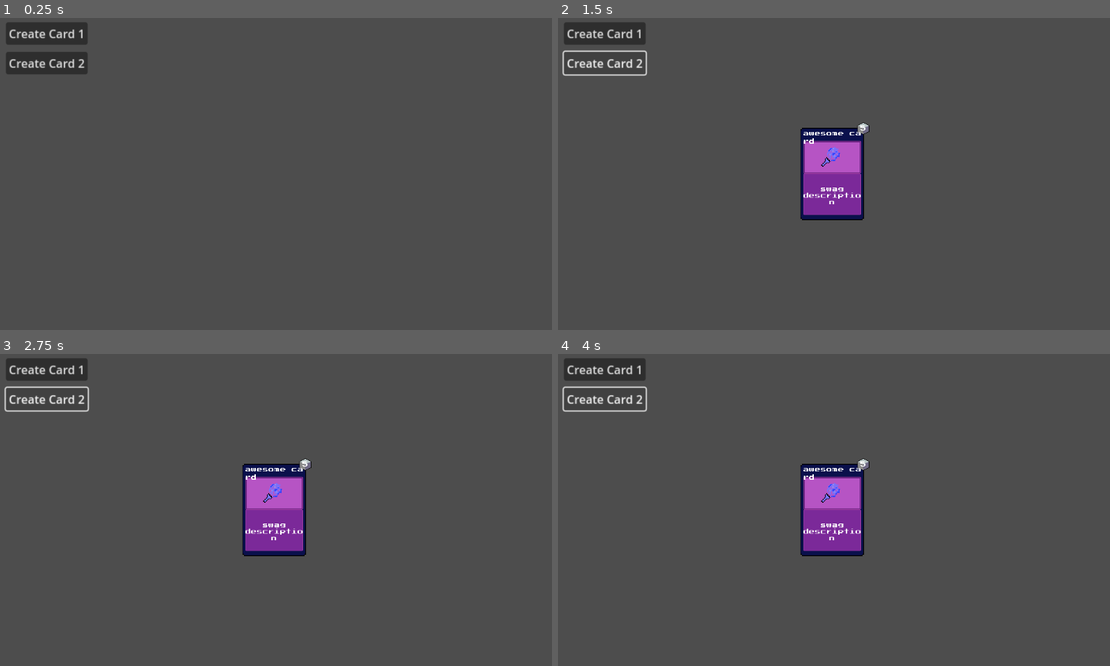
Above: before the commit, frames 1-4 (two rows, left to right).
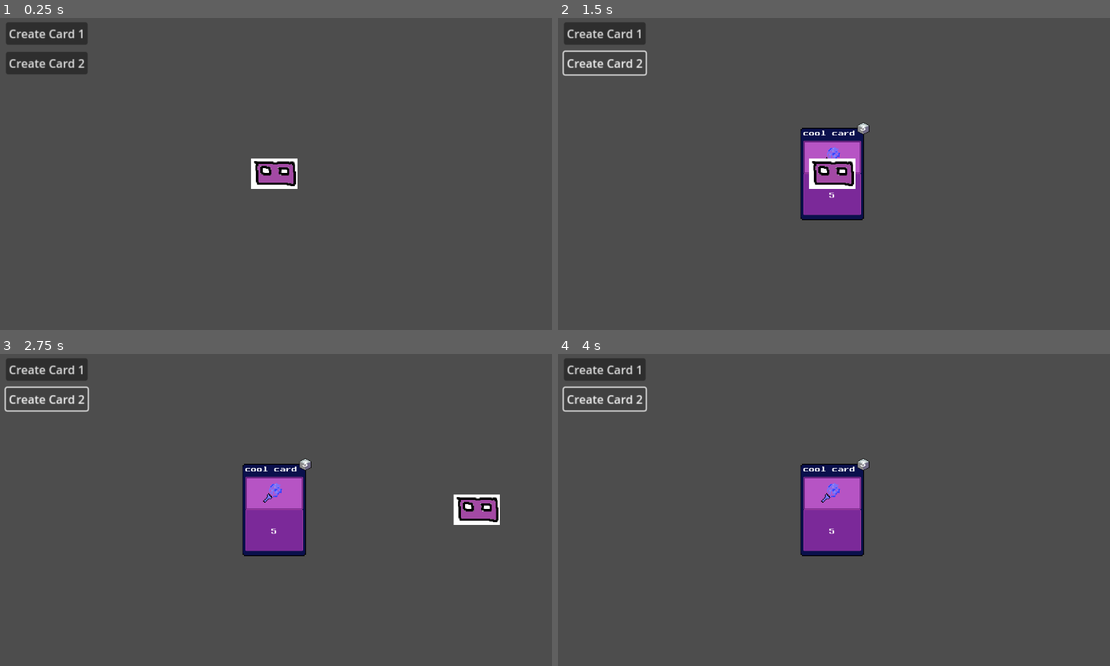
Above: after the commit, the same moments.

Repository: TunedDice/game_one
Game: Godot game, scene res://Scenes/battle_scene.tscn
Two runs of this game, one before a commit and one after it. Both use one fixed random seed, a clock stepped at 60 frames per second and the inputs below.
Inputs:
- Up to frame 1 (0.25 s): no input
- Up to frame 2 (1.5 s): click "Create Card 1" at 0.5 s; click "Create Card 2" at 1.25 s
- Up to frame 3 (2.75 s): tap Enter at 2 s; hold D (right, bound only after the commit) from 2.03 s (still down)
- Up to frame 4 (4 s): release D (right, bound only after the commit) at 2.78 s; hold S (down, bound only after the commit) 2.78-3.53 s; hold D (right, bound only after the commit) from 3.53 s (still down)

The runs differ from the first frame. In frame 1, 0.8% of the frame differs, in the area x 45-54%, y 44-55%; in frame 2, 1.0%; in frame 3, 1.0%, in the area x 44-91%, y 34-60%; in frame 4, 0.2%.

Commit message:
converted card script to implement a class

Diff:
--- /dev/null
+++ b/Scenes/CharacterBody2D.gd
@@ -0,0 +1,13 @@
+extends CharacterBody2D
+
+
+
+@export var speed = 400
+
+func get_input():
+	var input_direction = Input.get_vector("left", "right", "up", "down")
+	velocity = input_direction * speed
+
+func _physics_process(delta):
+	get_input()
+	move_and_slide()
--- a/Scenes/battle_scene.tscn
+++ b/Scenes/battle_scene.tscn
@@ -1,6 +1,7 @@
-[gd_scene load_steps=2 format=3 uid="uid://b1cc5xco10fq7"]
+[gd_scene load_steps=3 format=3 uid="uid://b1cc5xco10fq7"]
 
 [ext_resource type="Script" path="res://Scripts/battle_scene.gd" id="1_k7chb"]
+[ext_resource type="PackedScene" uid="uid://cnqrnn21hcsp0" path="res://Scenes/player.tscn" id="2_st7t4"]
 
 [node name="Battle Scene" type="Node2D"]
 script = ExtResource("1_k7chb")
@@ -24,5 +25,7 @@
 
 [node name="Spawn" type="Node2D" parent="."]
 
+[node name="Player" parent="." instance=ExtResource("2_st7t4")]
+
 [connection signal="pressed" from="Button" to="." method="_on_button_pressed"]
 [connection signal="pressed" from="Button2" to="." method="_on_button_2_pressed"]
--- a/Scenes/card.tscn
+++ b/Scenes/card.tscn
@@ -1,6 +1,6 @@
 [gd_scene load_steps=9 format=3 uid="uid://bf0q1l6wp2d1l"]
 
-[ext_resource type="Script" path="res://Scripts/Card.gd" id="1_tfo71"]
+[ext_resource type="Script" path="res://Scripts/card.gd" id="1_vsuoq"]
 [ext_resource type="Texture2D" uid="uid://cs3qtbp5p0d8p" path="res://Assests/cardbase-big.png" id="2_0se5f"]
 [ext_resource type="Texture2D" uid="uid://bo5pyk0kboykj" path="res://Assests/usesicon.png" id="3_n1jrg"]
 [ext_resource type="FontFile" uid="uid://ccwans1lbo47y" path="res://Assests/PressStart2P-Regular.ttf" id="4_dy1oa"]
@@ -21,9 +21,8 @@
 font_size = 8
 
 [node name="Card" type="Node2D"]
-script = ExtResource("1_tfo71")
+script = ExtResource("1_vsuoq")
 card_name = "New name"
-card_description = "new desciption"
 
 [node name="BaseCardSprite" type="Sprite2D" parent="."]
 texture_filter = 1
@@ -67,7 +66,7 @@
 texture_filter = 1
 texture = ExtResource("5_s0a66")
 
-[node name="CardDescription" type="Label" parent="."]
+[node name="CardDamage" type="Label" parent="."]
 texture_filter = 1
 offset_left = -40.0
 offset_top = 3.0
--- /dev/null
+++ b/Scenes/player.tscn
@@ -0,0 +1,20 @@
+[gd_scene load_steps=4 format=3 uid="uid://cnqrnn21hcsp0"]
+
+[ext_resource type="Script" path="res://Scenes/CharacterBody2D.gd" id="1_hjvq6"]
+[ext_resource type="Texture2D" uid="uid://xarweife786m" path="res://Assests/guy.png" id="2_yehpt"]
+
+[sub_resource type="RectangleShape2D" id="RectangleShape2D_017tf"]
+size = Vector2(45, 21)
+
+[node name="Player" type="Node2D"]
+
+[node name="CharacterBody2D" type="CharacterBody2D" parent="."]
+script = ExtResource("1_hjvq6")
+
+[node name="CollisionShape2D" type="CollisionShape2D" parent="CharacterBody2D"]
+position = Vector2(2.5, -0.5)
+shape = SubResource("RectangleShape2D_017tf")
+
+[node name="PlayerSprite" type="Sprite2D" parent="CharacterBody2D"]
+texture_filter = 1
+texture = ExtResource("2_yehpt")
--- a/Scripts/Card.gd
+++ b/Scripts/Card.gd
@@ -1,28 +1,28 @@
-class_name Card extends Node2D
-
+extends Node2D
+var Cards = preload("res://Scripts/cards.gd")
 @export var card_name: String = "Card Name"
-@export var card_description: String = "Card Description"
-@export var card_uses: int = 1
+@export var damage_amount: int = 5
+@export var element: String = "Fire"
+@export var durability: int = 1
+@export var cooldown: int = 3
+@export var discard: String = "More damage"
 @export var card_image: Node2D
 
-@onready var uses_lbl: Label = $DurabilityDisplay/DurabilityLbl
+@onready var durability_lbl: Label = $DurabilityDisplay/DurabilityLbl
 @onready var name_lbl: Label = $CardName/NameLbl
-@onready var description_lbl: Label = $CardDescription
+@onready var damage_lbl: Label = $CardDamage
+
 
 
 func _ready():
-	set_card_values(card_uses, card_name, card_description)
+	set_card_values(card_name, damage_amount, element, durability, cooldown, discard)
 	visible = false
 
-func set_card_values(_uses: int, _name: String, _description: String):
-	card_name = _name
-	card_description = _description
-	card_uses = _uses
-
-
-	uses_lbl.set_text(str(_uses))
-	name_lbl.set_text(_name)
-	description_lbl.set_text(_description)
+func set_card_values(card_name: String, damage_amount: int, element: String, durability: int, cooldown: int, discard: String):
+	var card = Cards.new(card_name, damage_amount, element, durability, cooldown, discard)
+	durability_lbl.set_text(str(card.durability))
+	name_lbl.set_text(card.card_name)
+	damage_lbl.set_text(str(card.damage_amount))
 # Called every frame. 'delta' is the elapsed time since the previous frame.
 func _process(delta):
 	pass
--- a/Scripts/battle_scene.gd
+++ b/Scripts/battle_scene.gd
@@ -1,6 +1,6 @@
 extends Node2D
 
-@onready var card_scene: PackedScene = preload("res://Scenes/card.tscn")
+@onready var card_scene = preload("res://Scenes/card.tscn")
 @onready var spawn_point = $Spawn
 
 func _ready():
@@ -13,16 +13,16 @@
 
 
 func _on_button_pressed():
-	var card: Card = card_scene.instantiate()
+	var card = card_scene.instantiate()
 	spawn_point.add_child(card)
-	card.set_card_values(3, "cool card", "cool description")
+	card.set_card_values("cool card", 5, "water", 3, 9, "discard ability")
 	card.visible = true
 
 
 
 
 func _on_button_2_pressed():
-	var card: Card = card_scene.instantiate()
+	var card = card_scene.instantiate()
 	spawn_point.add_child(card)
-	card.set_card_values(5, "awesome card", "swag description")
+	card.set_card_values("cool card", 5, "water", 3, 9, "discard ability")
 	card.visible = true
--- /dev/null
+++ b/Scripts/cards.gd
@@ -0,0 +1,20 @@
+extends Node
+class_name Cards
+
+var card_name: String
+var damage_amount: int
+var element: String
+var durability: int
+var cooldown: int
+var discard: String
+
+
+
+
+func _init(card_name: String, damage_amount: int, element: String, durability: int, cooldown: int, discard: String)-> void:
+		self.card_name = card_name
+		self.damage_amount = damage_amount
+		self.element = element
+		self.durability = durability
+		self.cooldown = cooldown
+		self.discard = discard
--- /dev/null
+++ b/Scripts/player.gd
@@ -0,0 +1,15 @@
+extends Node2D
+
+@onready var speed = 50
+# Called when the node enters the scene tree for the first time.
+func _ready():
+
+
+# Called every frame. 'delta' is the elapsed time since the previous frame.
+func _phyics_process(delta):
+	pass
+
+
+func anything():
+	var input_direction = Input.get_vector("left", "right", "up", "down")
+	var velocity = input_direction * speed
--- a/project.godot
+++ b/project.godot
@@ -14,3 +14,36 @@
 run/main_scene="res://Scenes/battle_scene.tscn"
 config/features=PackedStringArray("4.2", "Forward Plus")
 config/icon="res://icon.svg"
+
+[input]
+
+"Basic attack"={
+"deadzone": 0.5,
+"events": [Object(InputEventMouseButton,"resource_local_to_scene":false,"resource_name":"","device":-1,"window_id":0,"alt_pressed":false,"shift_pressed":false,"ctrl_pressed":false,"meta_pressed":false,"button_mask":1,"position":Vector2(176, 15),"global_position":Vector2(180, 56),"factor":1.0,"button_index":1,"canceled":false,"pressed":true,"double_click":false,"script":null)
+]
+}
+Discard={
+"deadzone": 0.5,
+"events": [Object(InputEventMouseButton,"resource_local_to_scene":false,"resource_name":"","device":-1,"window_id":0,"alt_pressed":false,"shift_pressed":false,"ctrl_pressed":false,"meta_pressed":false,"button_mask":2,"position":Vector2(274, 23),"global_position":Vector2(278, 64),"factor":1.0,"button_index":2,"canceled":false,"pressed":true,"double_click":false,"script":null)
+]
+}
+up={
+"deadzone": 0.5,
+"events": [Object(InputEventKey,"resource_local_to_scene":false,"resource_name":"","device":-1,"window_id":0,"alt_pressed":false,"shift_pressed":false,"ctrl_pressed":false,"meta_pressed":false,"pressed":false,"keycode":0,"physical_keycode":87,"key_label":0,"unicode":119,"echo":false,"script":null)
+]
+}
+down={
+"deadzone": 0.5,
+"events": [Object(InputEventKey,"resource_local_to_scene":false,"resource_name":"","device":-1,"window_id":0,"alt_pressed":false,"shift_pressed":false,"ctrl_pressed":false,"meta_pressed":false,"pressed":false,"keycode":0,"physical_keycode":83,"key_label":0,"unicode":115,"echo":false,"script":null)
+]
+}
+left={
+"deadzone": 0.5,
+"events": [Object(InputEventKey,"resource_local_to_scene":false,"resource_name":"","device":-1,"window_id":0,"alt_pressed":false,"shift_pressed":false,"ctrl_pressed":false,"meta_pressed":false,"pressed":false,"keycode":0,"physical_keycode":65,"key_label":0,"unicode":97,"echo":false,"script":null)
+]
+}
+right={
+"deadzone": 0.5,
+"events": [Object(InputEventKey,"resource_local_to_scene":false,"resource_name":"","device":-1,"window_id":0,"alt_pressed":false,"shift_pressed":false,"ctrl_pressed":false,"meta_pressed":false,"pressed":false,"keycode":0,"physical_keycode":68,"key_label":0,"unicode":100,"echo":false,"script":null)
+]
+}
Binary file added: Assests/guy.png
Not shown, added: Assests/guy.png.import
Not shown, changed: development.txt
